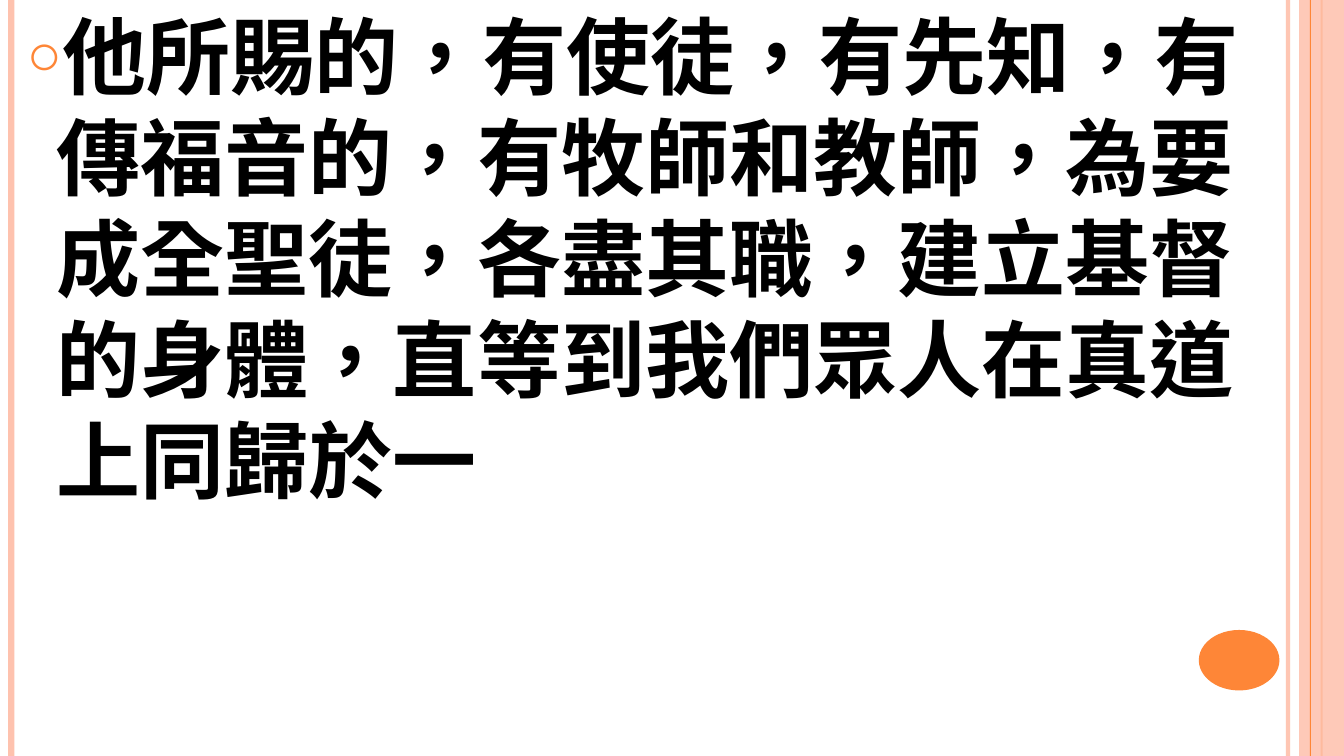
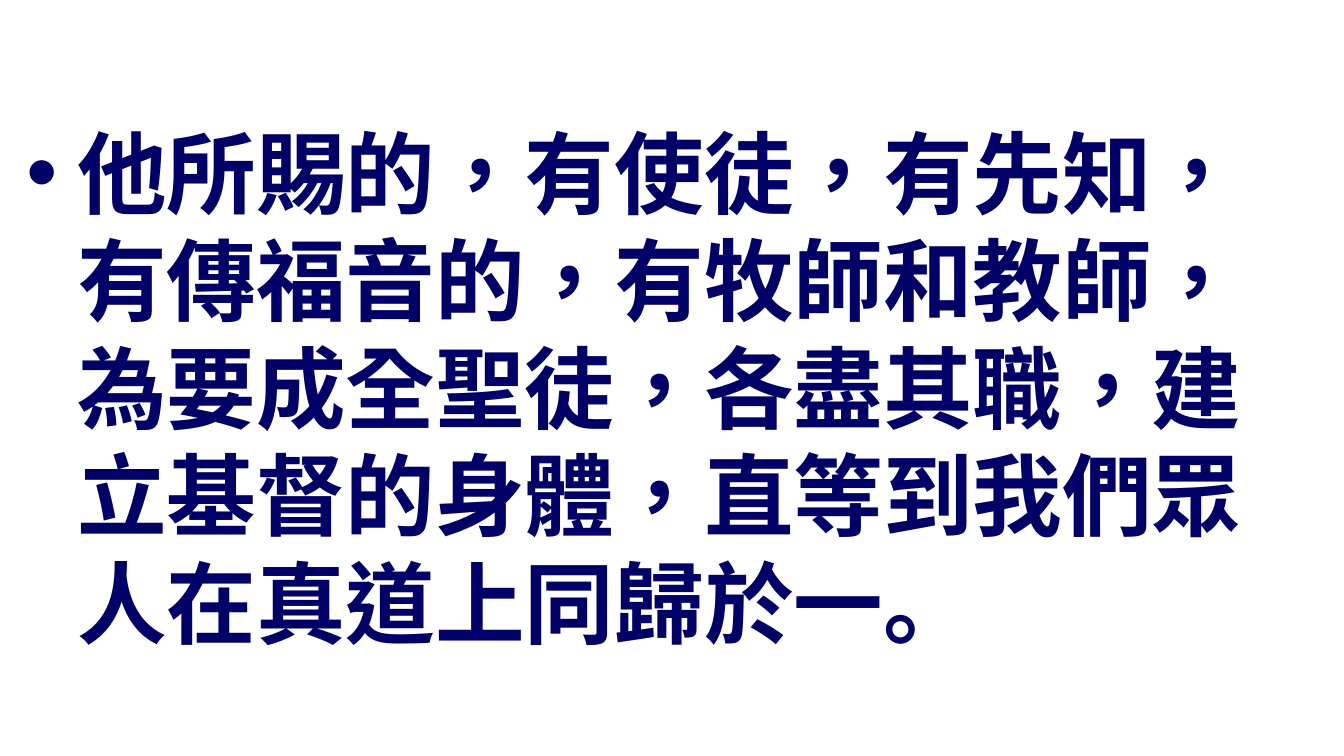
Before and after one commit to batisuoc/worship-resources, a slide deck: slide 8 of 40信徒合一.pptx. Drawn at 1344x756 pixels with LibreOffice and Linux fonts; fonts in the diff are those of the drawing; background and template pictures are left out. Boxes give left, top, right and bottom in pixels: in the first picture for what was removed or moved away, otherwise in the second. Text is boxed around its words. In the diff, an @@ line names an element or a change of style, - is before the commit and + after.

```diff
--- a/40信徒合一.pptx
+++ b/40信徒合一.pptx
@@ line removed from (11, 0) to (11, 756) @@
@@ text "他所賜的，有使徒，有先知，有傳福音的，有牧師和教師，為要成全聖徒，各盡其職，建立基督的身體，直等到我們眾人在真道上同歸於 ..." at [77, 130, 1241, 645]: vertical alignment top to middle @@
@@ line removed from (1289, 0) to (1289, 756) @@
@@ rectangle removed at [1300, 0, 1344, 756] @@
@@ line removed from (1311, 0) to (1311, 756) @@
@@ line removed from (1322, 0) to (1322, 756) @@
@@ text at [77, 130, 1241, 645]: text changed; size 60 to 64 pt; text colour #000000 to #000066 @@
-○ 他所賜的，有使徒，有先知，有傳福音的，有牧師和教師，為要成全聖徒，各盡其職，建立基督的身體，直等到我們眾人在真道上同歸於一
+• 他所賜的，有使徒，有先知，有傳福音的，有牧師和教師，為要成全聖徒，各盡其職，建立基督的身體，直等到我們眾人在真道上同歸於一。
@@ ellipse removed at [1199, 630, 1279, 691] @@
```
Also in this commit, not shown: 7 other slides changed.
